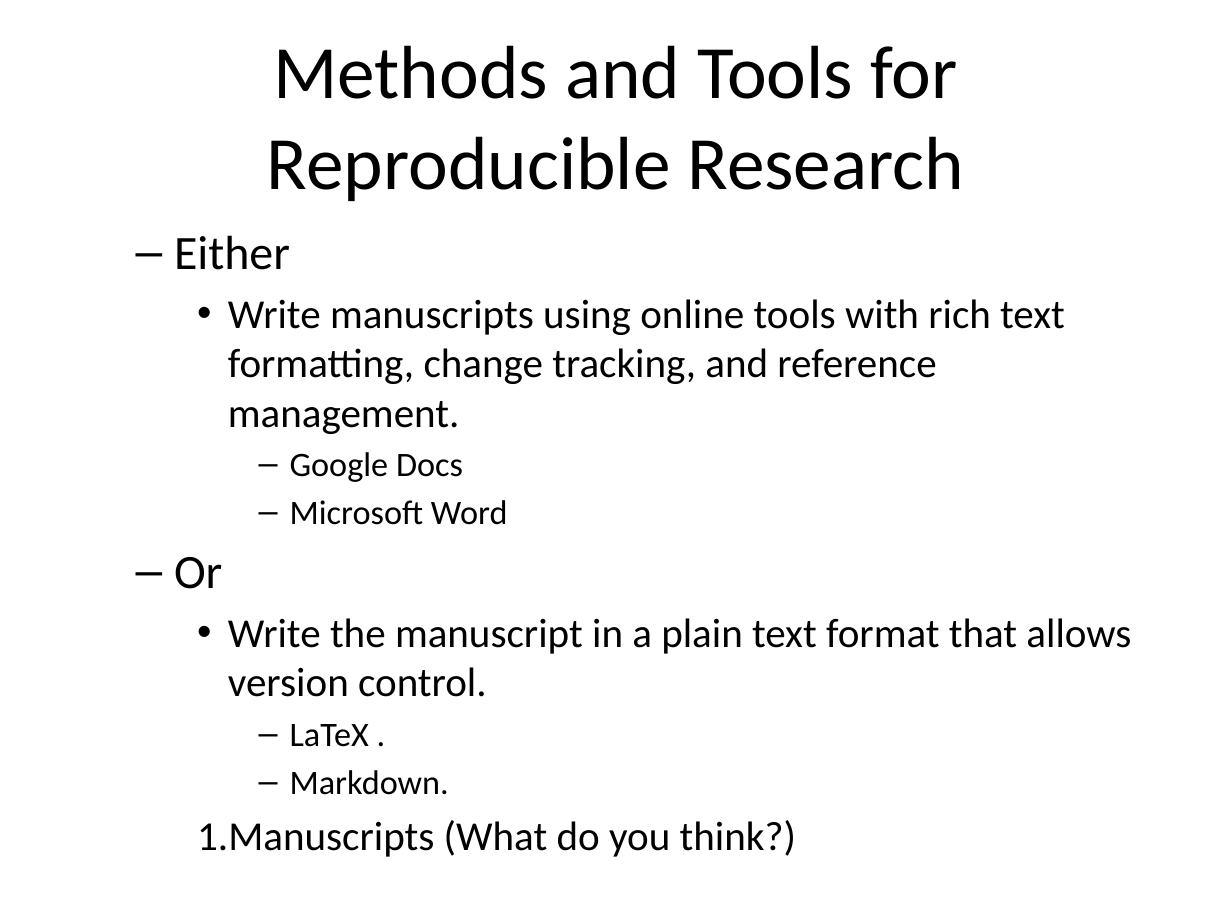
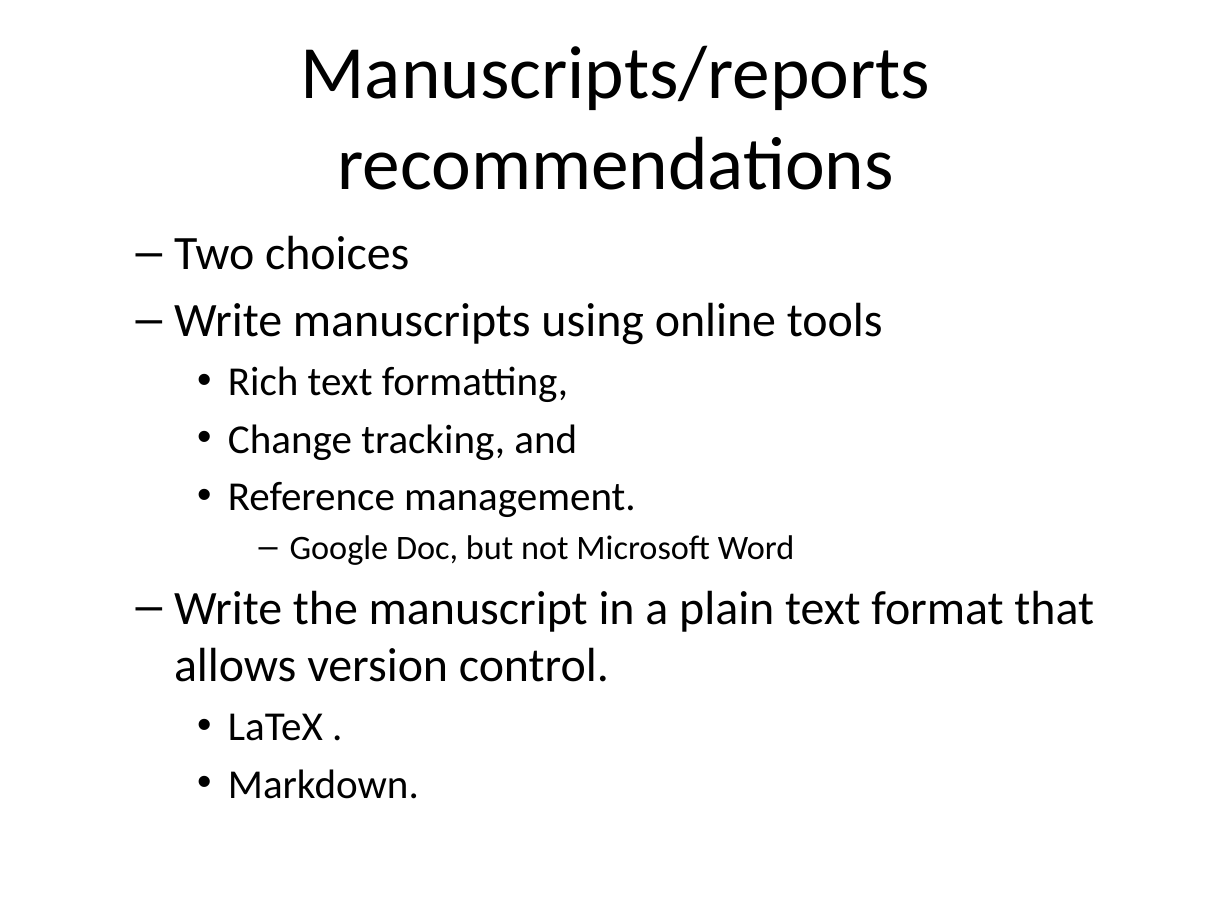
Before and after one commit to pmean/introduction-to-SAS, a slide deck: slide 65 of basics0/src/reproducible-research.pptx (slide 74 before the commit). Drawn at 1232x924 pixels with LibreOffice and Linux fonts; fonts in the diff are those of the drawing. Boxes give left, top, right and bottom in pixels: in the first picture for what was removed or moved away, otherwise in the second. Text is boxed around its words. In the diff, an @@ line names an element or a change of style, - is before the commit and + after.

Commit message:
Fixed typo on reproducible research.

```diff
--- a/basics0/src/reproducible-research.pptx
+++ b/basics0/src/reproducible-research.pptx
@@ title at [301,45,931,190]: text changed @@
-Methods and Tools for Reproducible Research
+Manuscripts/reports recommendations
@@ text at [174,235,883,565]: text changed @@
-  – Either
-    • Write manuscripts using online tools with rich text formatting, change tracking, and reference management.
-      – Google Docs
-      – Microsoft Word
-  – Or
+  – Two choices
+  – Write manuscripts using online tools
+    • Rich text formatting,
+    • Change tracking, and
+    • Reference management.
+      – Google Doc, but not Microsoft Word
@@ text at [174,590,1094,799]: size 24 to 28 pt in "Write the manuscript in a plain text ..."; size 20 to 24 pt in "LaTeX .", "Markdown."; bullet • to –; list level 3 to 2 in "Write the manuscript in a ..."; bullet – to •; list level 4 to 3 in "LaTeX ."; list level 4 to 3 in "Markdown." @@
@@ text at [197,820,796,857]: paragraph removed @@
-    1. Manuscripts (What do you think?)
```
Also in this commit, not shown: 36 other slides changed, 11 slides added, 17 slides removed, 1 other file.
